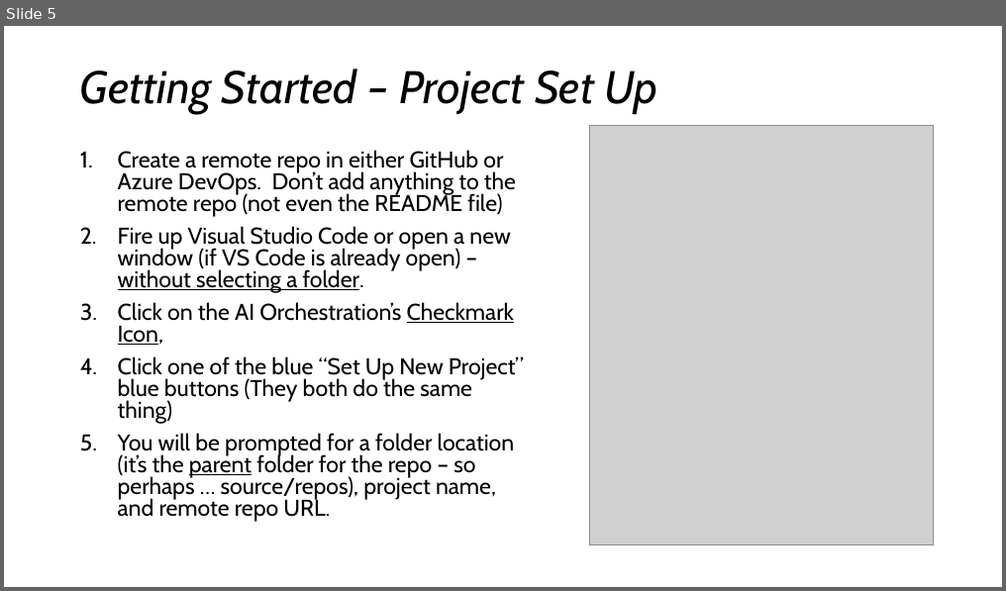
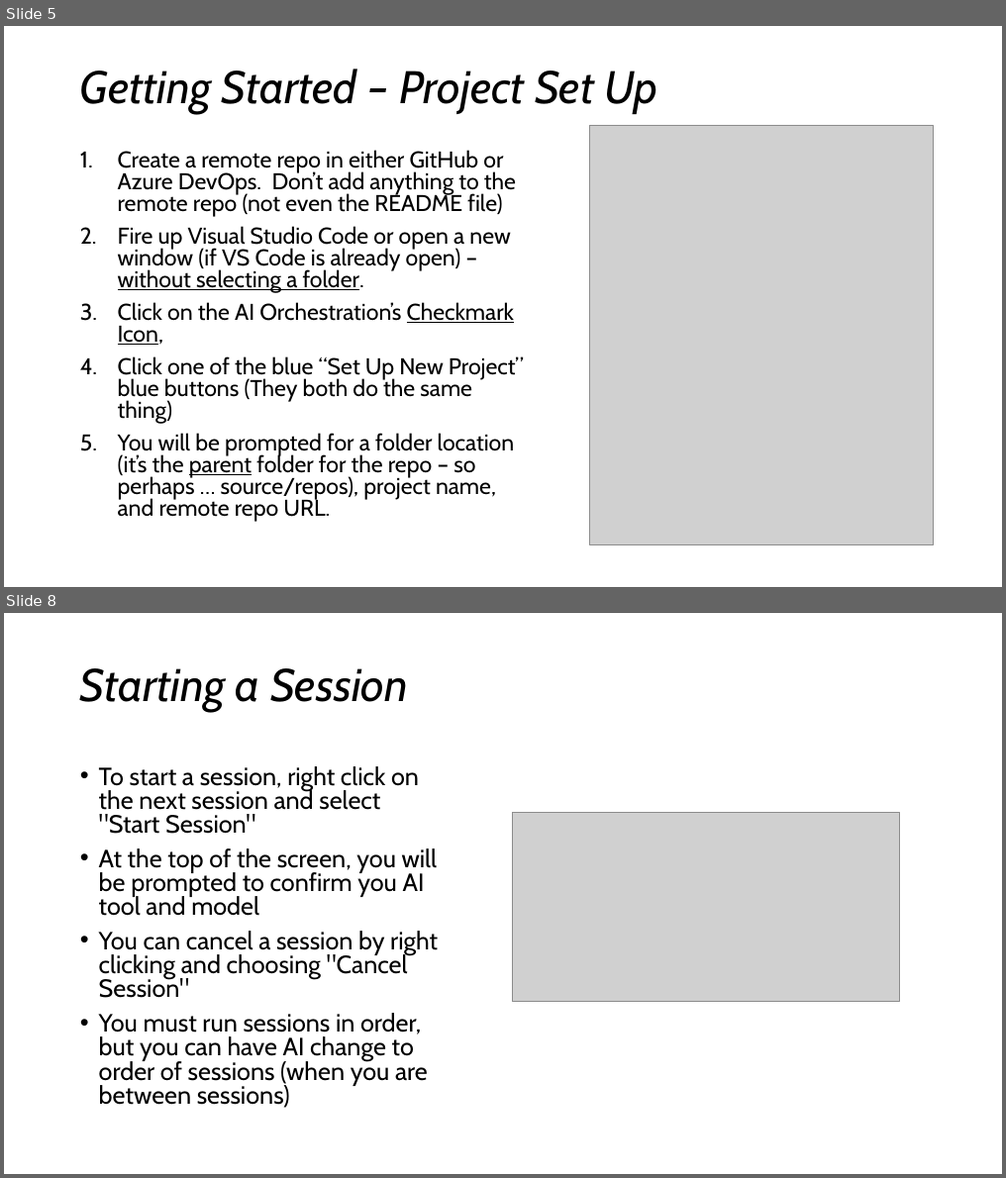
Before and after one commit to darndestdabbler/dabbler-ai-orchestration, a slide deck: docs/onboarding/ai-orchestration.pptx. Shown one above the other, each under a label of ours: slide 5 before the commit, slides 5 and 8 after it; the slides between them are not shown. The pictures are 1006x591 and 1006x1178 pixels, drawn with LibreOffice and Linux fonts; fonts in the diff are those of the drawing; grey boxes stand for pictures. Boxes give left, top, right and bottom in pixels: in the first picture for what was removed or moved away, otherwise in the second. Text is boxed around its words. In the diff, an @@ line names an element or a change of style, - is before the commit and + after.

```diff
--- a/docs/onboarding/ai-orchestration.pptx
+++ b/docs/onboarding/ai-orchestration.pptx
@@ slide 8 added at (x1=4, y1=613, x2=1002, y2=1174), background #FFFFFF @@
@@ title added at (x1=80, y1=668, x2=408, y2=712), 44 pt, text #000000, italic @@
+Starting a Session
@@ text added at (x1=99, y1=766, x2=438, y2=1108), 24.1 pt, text #000000 @@
+• To start a session, right click on the next session and select "Start Session"
+• At the top of the screen, you will be prompted to confirm you AI tool and model
+• You can cancel a session by right clicking and choosing "Cancel Session"
+• You must run sessions in order, but you can have AI change to order of sessions (when you are between sessions)
@@ picture added at (x1=512, y1=813, x2=899, y2=1001) @@
```
Also in this commit, not shown: 7 other slides added, 1 other file.
